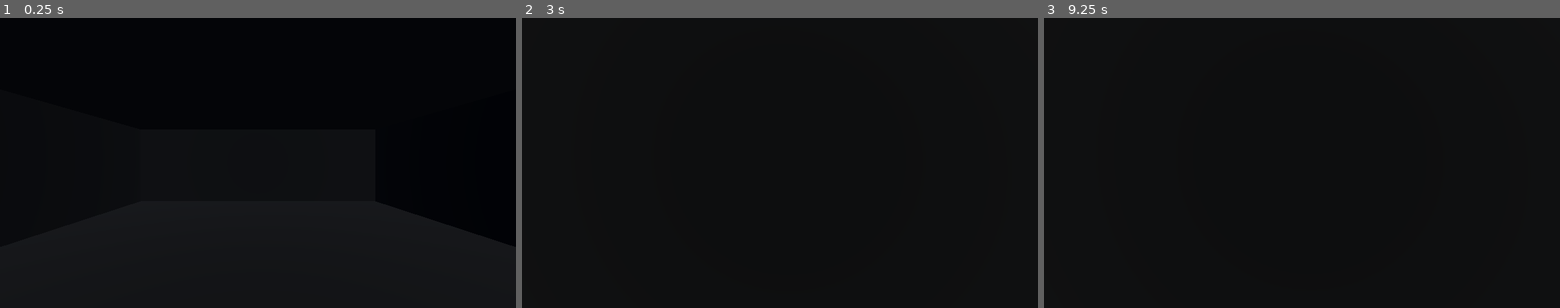
Above: before the commit, frames 1-3 (left to right).
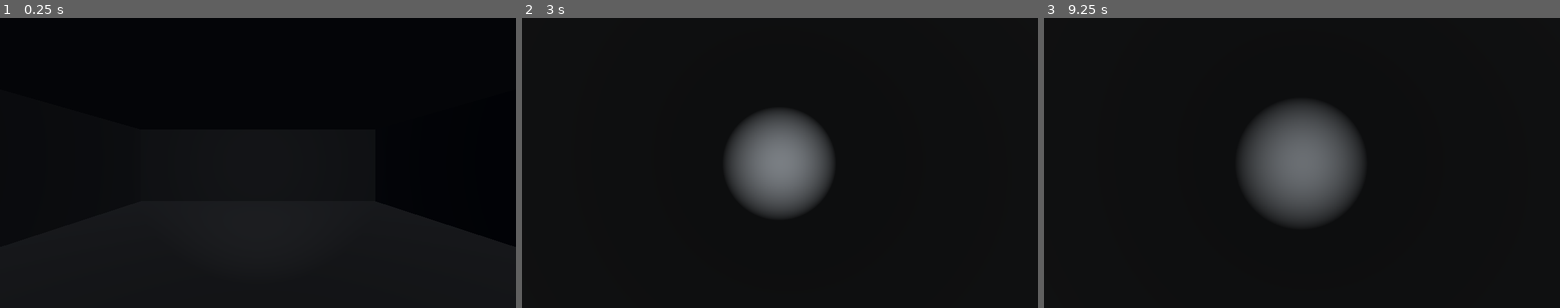
Above: after the commit, the same moments.

Repository: saimerawais1-collab/Echo-Lost
Game: Godot game, scene res://main.tscn
Two runs of this game, one before a commit and one after it. Both use one fixed random seed, a clock stepped at 60 frames per second and the inputs below.
Inputs (mouse positions are in pixels of both pictures, inside the frame that each line leads up to):
- Up to frame 1 (0.25 s): no input
- Up to frame 2 (3 s): tap Enter (ui_accept) at 0.5, 0.77, 1.52, 2.75 s; move the mouse to (805, 163) at 0.52 s; hold Up (ui_up) from 0.53 s (still down); tap F every 0.75 s from 0.6 to 2.85 s; move the mouse to (754, 163) at 1.27 s; move the mouse to (790, 157) at 2.02 s; move the mouse to (774, 168) at 2.77 s
- Up to frame 3 (9.25 s): tap Enter (ui_accept) at 3.02, 3.5, 3.77, 4.25, 4.52, 5, 5.75, 6.02, 6.77, 7.52, 9.02 s; move the mouse to (1338, 165) at 3.52 s; tap F every 0.75 s from 3.6 to 8.85 s; move the mouse to (1260, 160) at 4.27 s; move the mouse to (1307, 163) at 5.02 s; move the mouse to (1281, 157) at 5.77 s; release Up (ui_up) at 5.78 s; hold Right (ui_right) 5.78-6.53 s; move the mouse to (1327, 163) at 6.52 s; hold Up (ui_up) 6.53-8.78 s; move the mouse to (1276, 163) at 7.27 s; move the mouse to (1312, 157) at 8.02 s; move the mouse to (1296, 168) at 8.77 s; hold Left (ui_left) from 8.78 s (still down)

The runs differ from the first frame. In frame 2, 6.0% of the frame differs, in the area x 39-61%, y 31-69%; in frame 3, 7.7%, in the area x 38-62%, y 29-72%.
Error before the commit: Invalid access to property or key 'visible' on a base object of type 'null instance'. (res://Player.gd:67)

Commit message:
Attach flashlight to pkayer camera

Diff:
--- a/main.tscn
+++ b/main.tscn
@@ -105,6 +105,13 @@
 position = Vector3(0, 0.7, 0)
 current = true
 
+[node name="Flashlight" type="SpotLight3D" parent="Player/Camera3D"]
+position = Vector3(0, 0, -0.2)
+light_energy = 2.0
+spot_range = 12.0
+spot_angle = 35.0
+shadow_enabled = false
+
 [node name="DirectionalLight3D" type="DirectionalLight3D" parent="."]
 rotation = Vector3(-0.7, 0.4, 0)
 light_energy = 0.35
